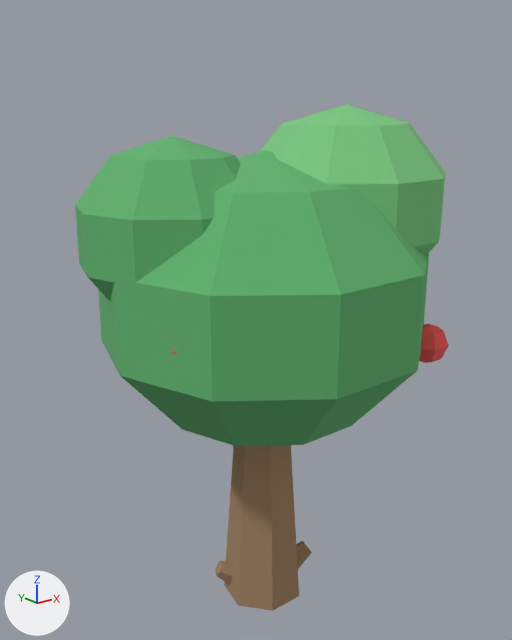
What one commit did to the OBJ model assets/models/tree.obj.
Camera for both pictures: a camera (50 mm lens) standing at (-1.46, -1.79, 1.79) and looking at (0.0, 0.04, 1.06). Arrows for +X, +Y and +Z are at lower left; the lights stay in place. The first picture is the older version. Where no turn or scale is listed for an object, it has been applied to the vertices. Vertices at exactly the same position are counted once.

Names of what the first picture shows: 'tree'.
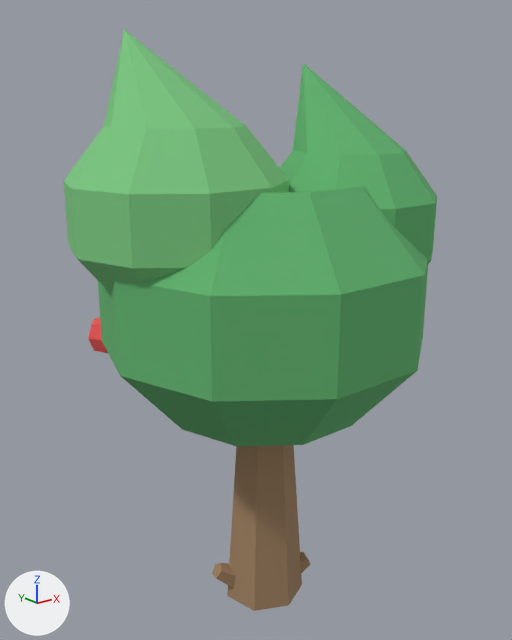
The change, as a list of edits to the scene's bpy script:
```text
Change me_tree:
    used by ob_tree; location = (0.0, 0.0, 0.0)
    remove me_tree.from_pydata(...)  # 204 vertices, 380 faces; spans x -0.58..0.62, y -0.52..0.52, z -0.05..1.77
    add me_tree.from_pydata(...)  # 204 vertices, 380 faces; spans x -0.62..0.58, y -0.52..0.52, z -0.05..1.99
    me_tree part 1: the loose piece of 38 vertices spanning x -0.17..0.2, y -0.14..0.15, z -0.05..0.85 is turned -180 degrees about the z axis through the mesh origin
    me_tree part 2: the loose piece of 20 vertices spanning x 0.33..0.47, y -0.44..-0.32, z 0.93..1.07 is turned 180 degrees about the z axis through the mesh origin
    me_tree part 3: 125 of 204 vertices moved; they spanned x -0.58..0.62, y -0.52..0.52, z 0.76..1.77 and now span x -0.62..0.58, y -0.52..0.52, z 0.76..1.99; mean shift (0.0, -0.01, 0.0); largest move (0.62, -0.08, 1.55) -> (-0.62, 0.08, 1.55)
    other edits to the shape of me_tree do not show in these pictures
```

Boxes [x1, y1, x2, y2] around the edits, measured in the pictures (512 x 640 px; the box of a moved part takes in the faces that stretch with it):
'tree', reshaped (15% taller): before [75, 104, 449, 611]; after [63, 30, 437, 611]
part 1 of me_tree, moved or reshaped: before [215, 445, 312, 611]; after [212, 445, 311, 611]
part 2 of me_tree, moved or reshaped: before [419, 324, 449, 363]; after [88, 317, 108, 353]
part 3 of me_tree, moved or reshaped: before [75, 104, 445, 446]; after [63, 30, 437, 446]
